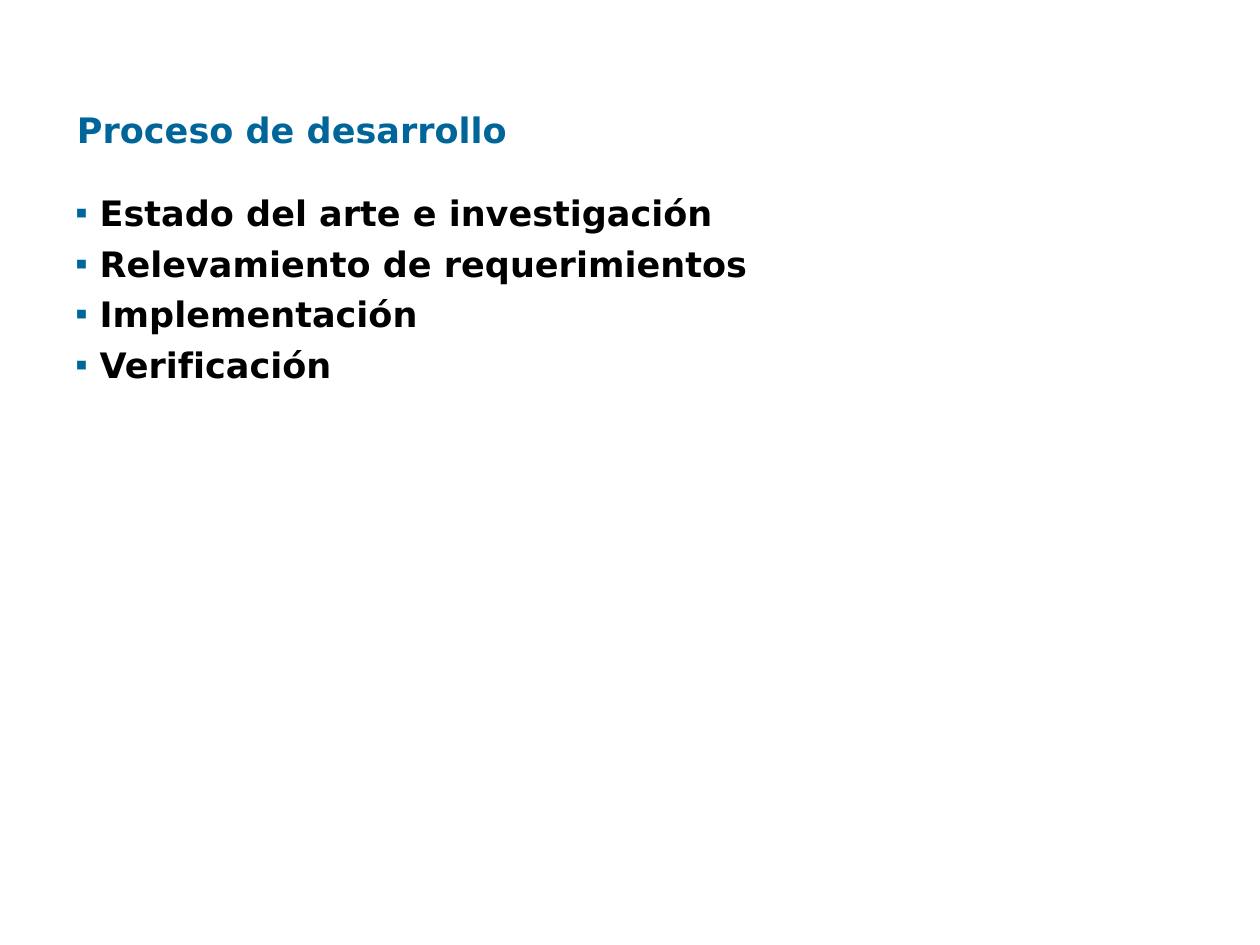
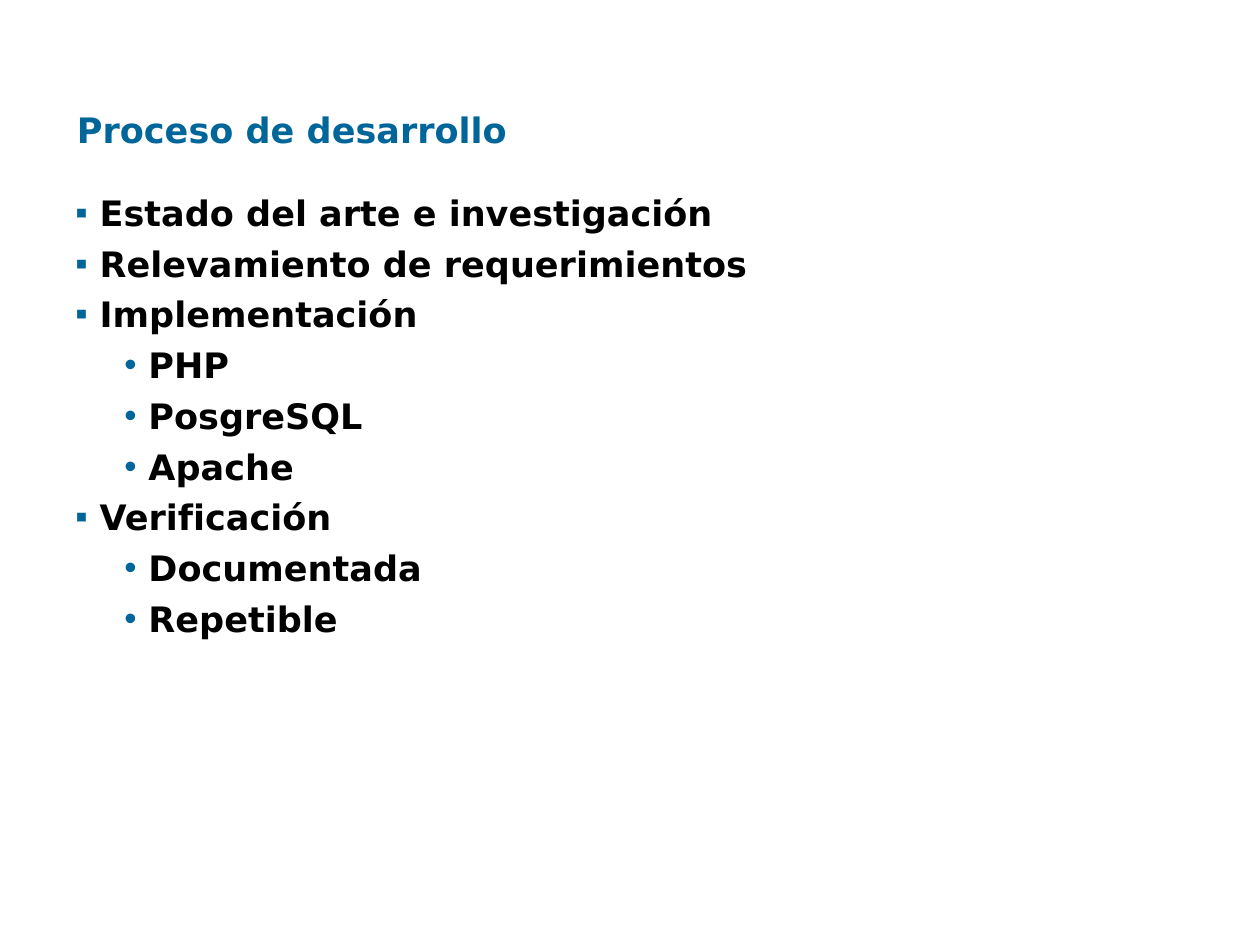
Before and after one commit to santiago-iturriaga/pgruso2007, a slide deck: slide 6 of Documentacion/Presentación Fenton - Damian.ppt. Drawn at 1260x945 pixels with LibreOffice and Linux fonts; fonts in the diff are those of the drawing; background and template pictures are left out. Boxes give left, top, right and bottom in pixels: in the first picture for what was removed or moved away, otherwise in the second. Text is boxed around its words. In the diff, an @@ line names an element or a change of style, - is before the commit and + after.

```diff
--- a/Documentacion/Presentación Fenton - Damian.ppt
+++ b/Documentacion/Presentación Fenton - Damian.ppt
@@ text at (x1=148, y1=352, x2=362, y2=488): paragraphs added @@
+  • PHP
+  • PosgreSQL
+  • Apache
@@ text at (x1=148, y1=554, x2=421, y2=640): paragraphs added @@
+  • Documentada
+  • Repetible
```
Also in this commit, not shown: 2 other slides changed, 1 slide added, 1 slide removed.
